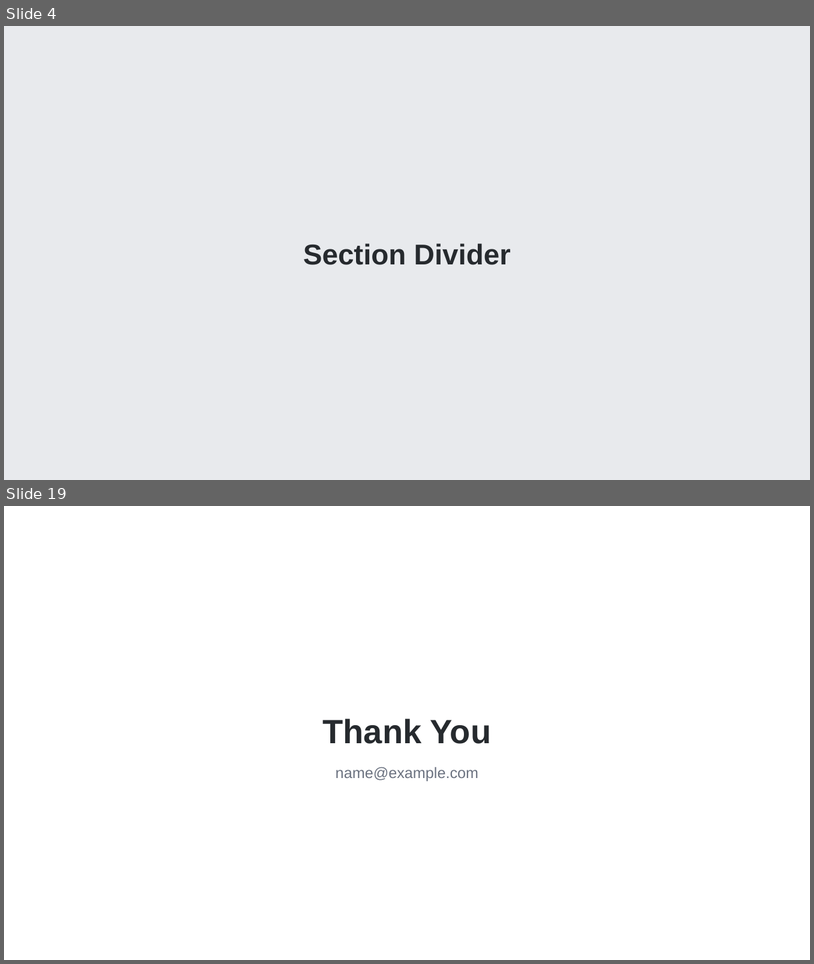
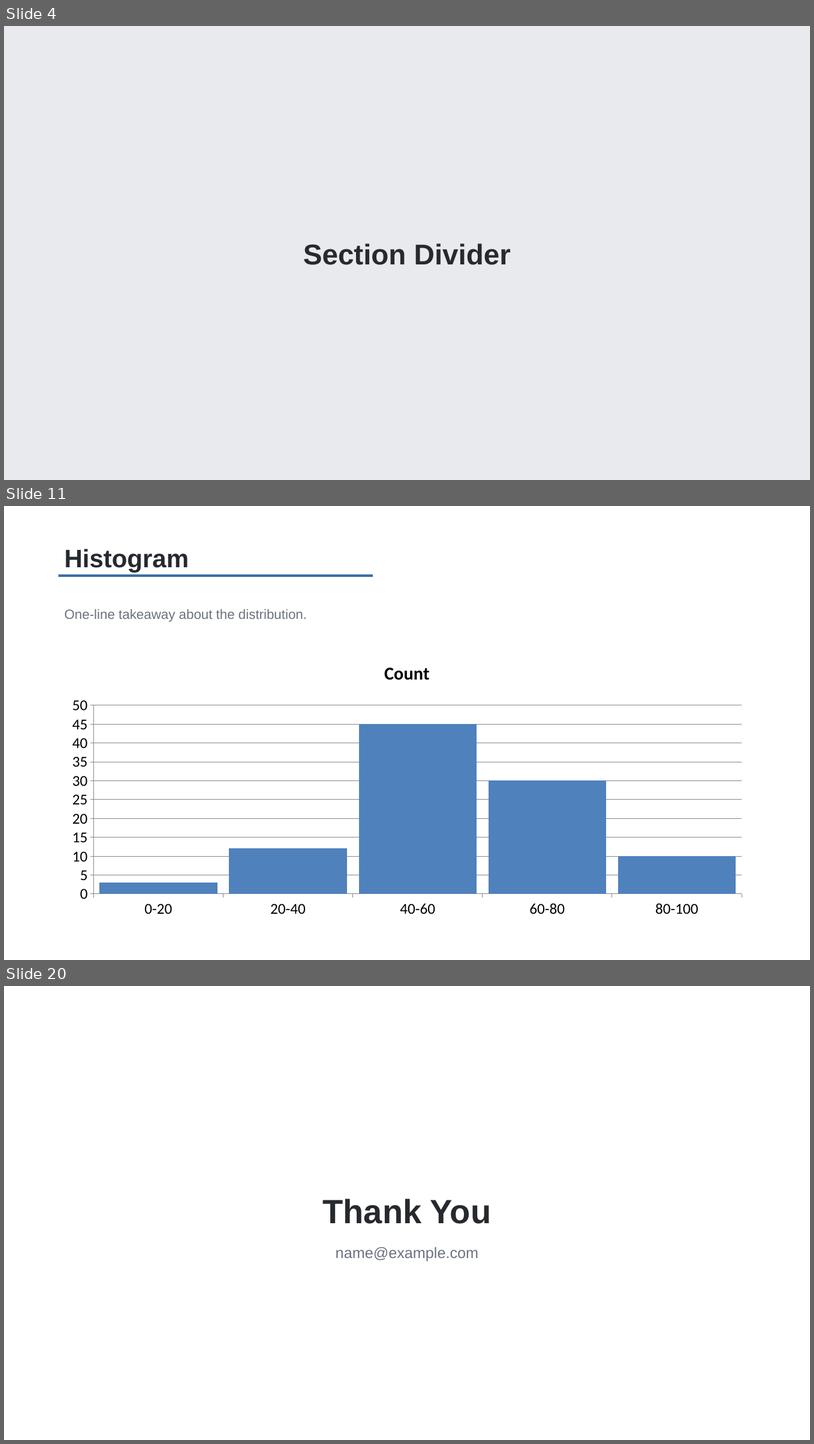
Before and after one commit to TakebumiSuzuki/CC-Dev-Container, a slide deck: template-source/basic_template.pptx. Shown one above the other, each under a label of ours: slides 4 and 19 before the commit, slides 4, 11 and 20 after it; the slides between them are not shown. The pictures are 814x964 and 814x1444 pixels, drawn with LibreOffice and Linux fonts; fonts in the diff are those of the drawing. Boxes give left, top, right and bottom in pixels: in the first picture for what was removed or moved away, otherwise in the second. Text is boxed around its words. In the diff, an @@ line names an element or a change of style, - is before the commit and + after.

```diff
--- a/template-source/basic_template.pptx
+++ b/template-source/basic_template.pptx
@@ slide 11 added at [4, 506, 810, 960], background #FFFFFF @@
@@ text added at [65, 549, 189, 572], 30 pt, text #262A2E, bold @@
+Histogram
@@ rectangle added at [59, 574, 373, 577], fill #3B6EA5 @@
@@ text added at [65, 609, 307, 622], 16 pt, text #6B7280 @@
+One-line takeaway about the distribution.
@@ column chart added at [59, 648, 756, 924] @@
+title "Count"
+categories: 0-20, 20-40, 40-60, 60-80, 80-100
+Count: 3, 12, 45, 30, 10
@@ what was slide 19 is now slide 20 @@
```
Also in this commit, not shown: 16 slides changed, 1 other file.
